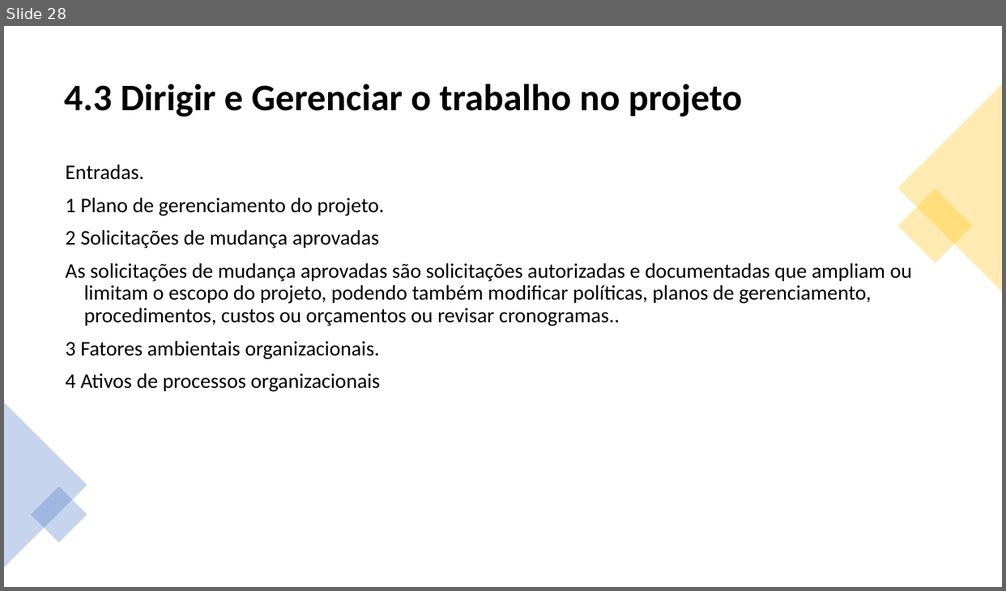
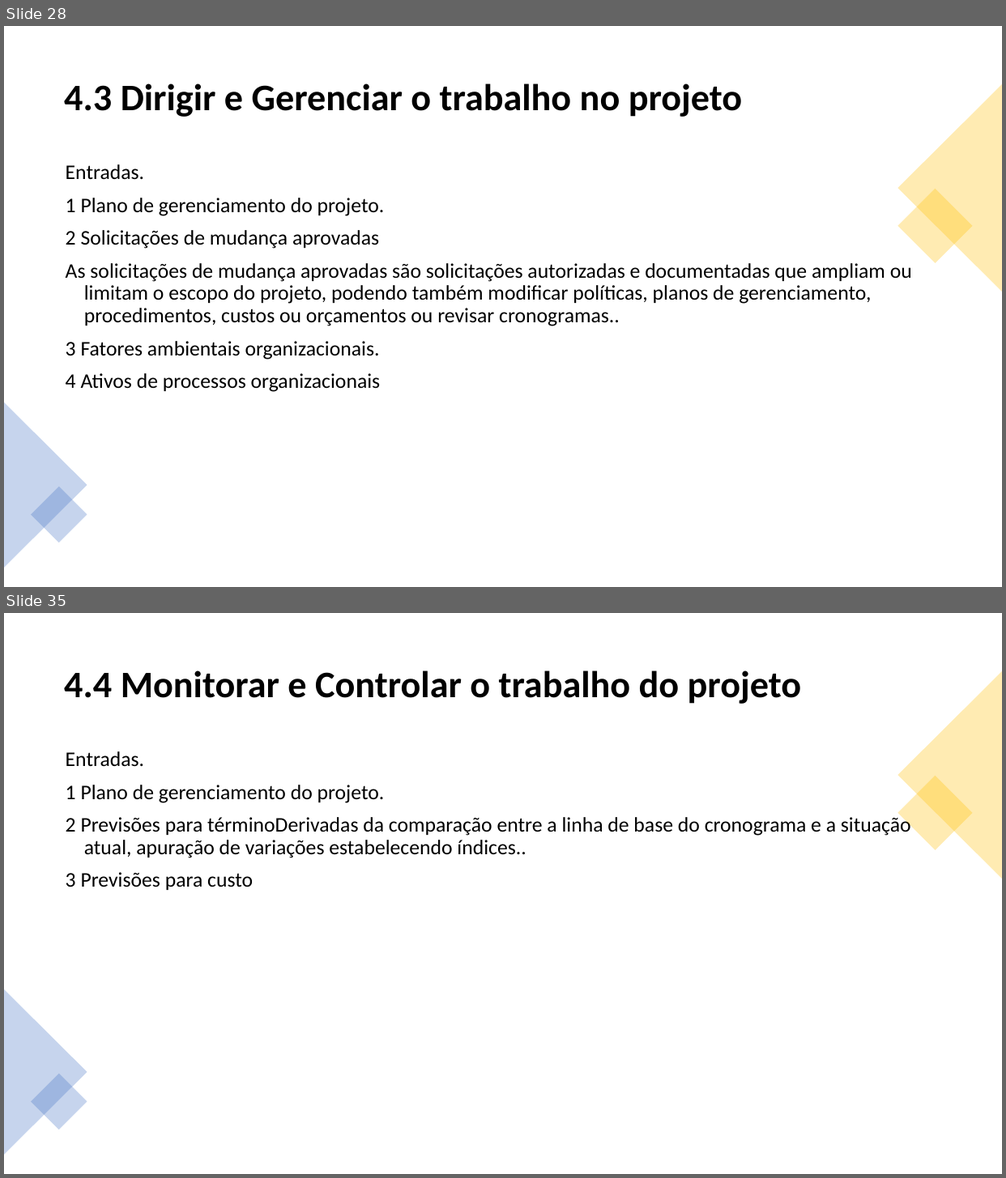
Before and after one commit to jharbes/ADMINISTRACAO-DE-REDES, a slide deck: RELATORIO PROVA P2/relatorio-pmbok-capitulo4-jharbes.pptx. Shown one above the other, each under a label of ours: slide 28 before the commit, slides 28 and 35 after it; the slides between them are not shown. The pictures are 1006x591 and 1006x1178 pixels, drawn with LibreOffice and Linux fonts; fonts in the diff are those of the drawing. Boxes give left, top, right and bottom in pixels: in the first picture for what was removed or moved away, otherwise in the second. Text is boxed around its words. In the diff, an @@ line names an element or a change of style, - is before the commit and + after.

```diff
--- a/RELATORIO PROVA P2/relatorio-pmbok-capitulo4-jharbes.pptx
+++ b/RELATORIO PROVA P2/relatorio-pmbok-capitulo4-jharbes.pptx
@@ slide 35 added at <box>4,613,1002,1174</box>, background #FFFFFF @@
@@ title added at <box>64,671,801,704</box>, 36 pt, text #000000, bold @@
+4.4 Monitorar e Controlar o trabalho do projeto
@@ triangle added at <box>898,671,1002,879</box>, fill #FFC000 at 30% opacity @@
@@ text added at <box>66,752,911,890</box>, 20 pt, text #000000 @@
+Entradas.
+1 Plano de gerenciamento do projeto.
+2 Previsões para términoDerivadas da comparação entre a linha de base do cronograma e a situação atual, apuração de variações estabelecendo índices..
+3 Previsões para custo
@@ rectangle added at <box>898,776,974,851</box>, fill #FFC000 at 30% opacity @@
@@ triangle added at <box>4,990,87,1155</box>, fill #4472C4 at 30% opacity @@
@@ rectangle added at <box>31,1073,87,1130</box>, fill #4472C4 at 30% opacity @@
```
Also in this commit, not shown: 7 other slides added.
